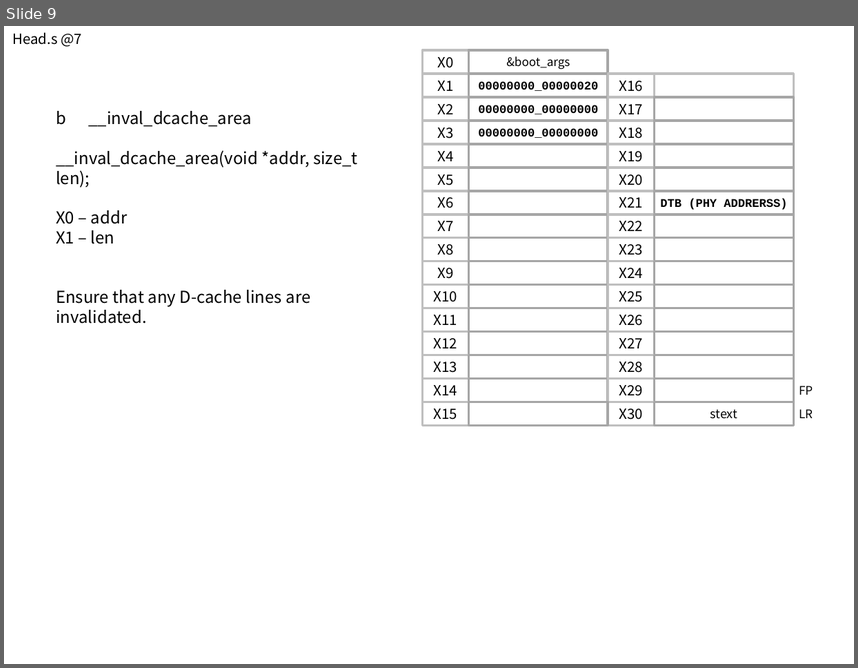
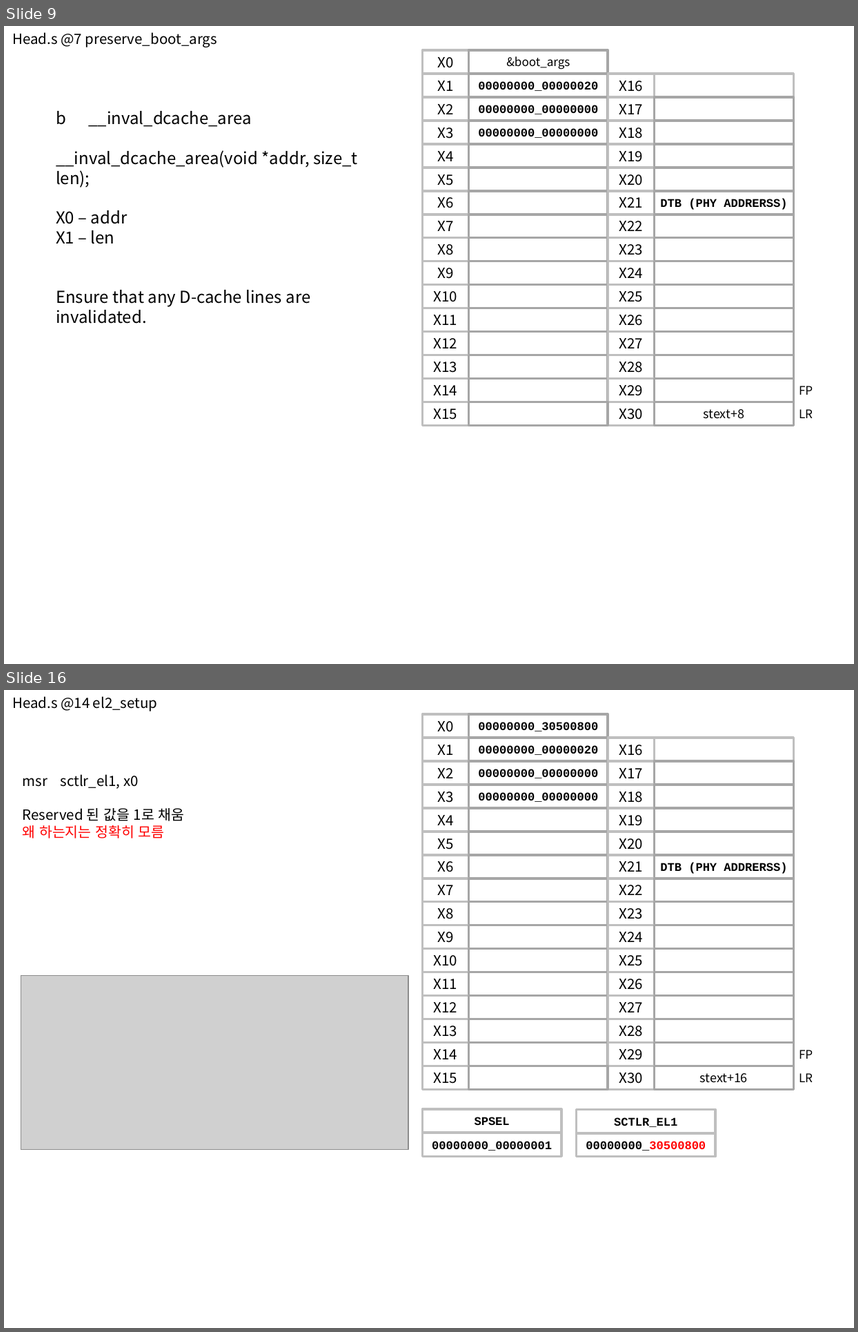
Before and after one commit to iamroot16a/study, a slide deck: 분석자료/head.S/head.s.pptx. Shown one above the other, each under a label of ours: slide 9 before the commit, slides 9 and 16 after it; the slides between them are not shown. The pictures are 858x668 and 858x1332 pixels, drawn with LibreOffice and Linux fonts; fonts in the diff are those of the drawing; grey boxes stand for pictures. Boxes give left, top, right and bottom in pixels: in the first picture for what was removed or moved away, otherwise in the second. Text is boxed around its words. In the diff, an @@ line names an element or a change of style, - is before the commit and + after.

```diff
--- a/분석자료/head.S/head.s.pptx
+++ b/분석자료/head.S/head.s.pptx
@@ slide 16 added at [4, 690, 854, 1328], background #FFFFFF @@
@@ text added at [12, 696, 158, 711], 12 pt, text #000000 @@
+Head.s @14 el2_setup
@@ text added at [23, 774, 185, 838], 12 pt, text #000000 @@
+msr sctlr_el1, x0
+Reserved 된 값을 1로 채움
+왜 하는지는 정확히 모름
@@ picture added at [21, 976, 408, 1150] @@
@@ group added at [422, 715, 813, 1090]: 62 rectangles, 2 texts @@
+X0
+00000000_30500800
+X1
+00000000_00000020
+X2
+00000000_00000000
+X3
+00000000_00000000
+X4
+X5
+X6
+X7
+X8
+X9
+X10
+X11
+X12
+X13
+X14
+X16
+X17
+X18
+X19
+X20
+X21
+DTB (PHY ADDRERSS)
+X22
+X23
+X24
+X25
+X26
+X27
+X28
+X29
+X30
+stext+16
+X15
+FP
+LR
@@ rectangle added at [422, 1109, 562, 1133], outline #BFBFBF 2 pt, 10 pt, text #000000, bold @@
+SPSEL
@@ rectangle added at [576, 1109, 715, 1133], outline #BFBFBF 2 pt, 10 pt, text #000000, bold @@
+SCTLR_EL1
@@ rectangle added at [422, 1133, 562, 1156], outline #BFBFBF 2 pt, 10 pt, text #000000, bold @@
+00000000_00000001
@@ rectangle added at [576, 1133, 715, 1156], outline #BFBFBF 2 pt, 10 pt, text #000000, bold @@
+00000000_30500800
@@ slide 9 changed as well @@
@@ text at [12, 32, 218, 47]: text changed @@
-Head.s @7
+Head.s @7 preserve_boot_args
@@ text in rectangle at [704, 409, 744, 419]: text changed @@
-stext
+stext+8
```
Also in this commit, not shown: 7 other slides changed, 26 other slides added, 2 other files.
